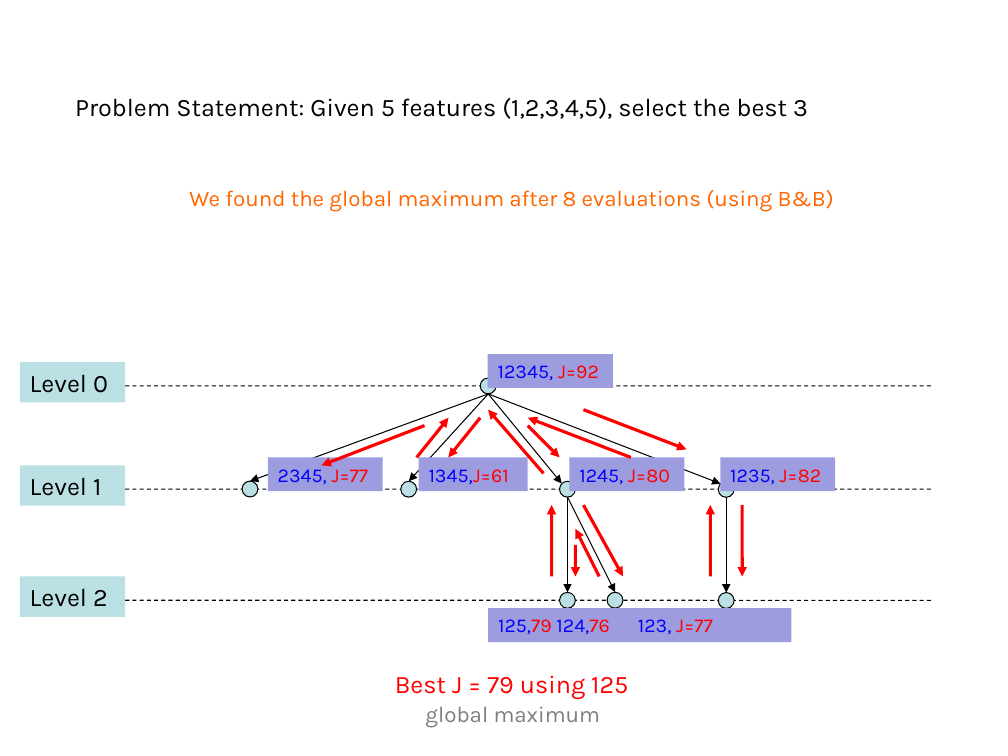
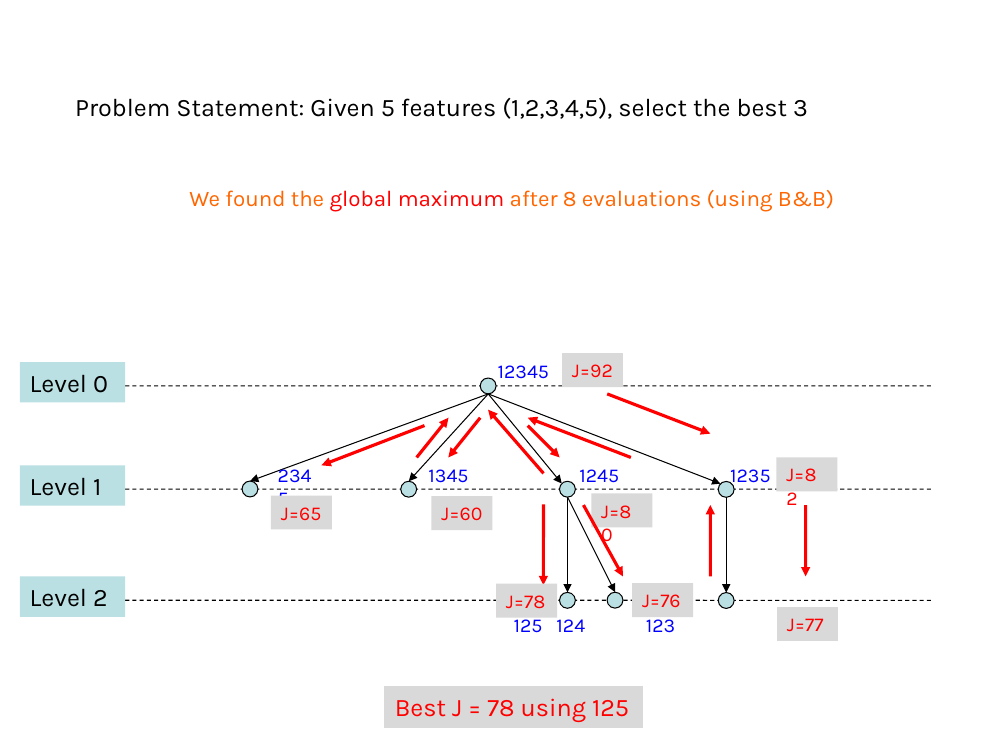
Before and after one commit to domingomery/patrones, a slide deck: slide 27 of clases/Cap03_Seleccion_de_Caracteristicas/presentations/PAT03_BranchAndBound.pptx (slide 22 before the commit). Drawn at 1008x756 pixels with LibreOffice and Linux fonts; fonts in the diff are those of the drawing. Boxes give left, top, right and bottom in pixels: in the first picture for what was removed or moved away, otherwise in the second. Text is boxed around its words. In the diff, an @@ line names an element or a change of style, - is before the commit and + after.

```diff
--- a/clases/Cap03_Seleccion_de_Caracteristicas/presentations/PAT03_BranchAndBound.pptx
+++ b/clases/Cap03_Seleccion_de_Caracteristicas/presentations/PAT03_BranchAndBound.pptx
@@ text "We found the global maximum ..." at [189, 190, 834, 212]: text colour #FF6600 to #FF0000 in "global maximum" @@
@@ rectangle "J=92": place and size @@
-rectangle "J=92" at [488, 354, 613, 387]
+rectangle "J=92" at [562, 353, 624, 387]
@@ text added at [498, 365, 549, 379], 14 pt, text #0000FF @@
+12345
@@ text in rectangle at [572, 364, 613, 377]: text changed; text colour #0000FF to #FF0000 @@
-12345, J=92
+J=92
@@ arrow moved from (584, 409) - (686, 450) to (607, 394) - (711, 433) @@
@@ text added at [268, 458, 330, 491], 14 pt, text #0000FF @@
+2345
@@ text added at [278, 464, 675, 633], 14 pt, text #FFFFFF @@
+345 245 235 234 145 135 134 125 124 123
@@ text added at [428, 469, 468, 483], 14 pt, text #0000FF @@
+1345
@@ text added at [579, 469, 619, 483], 14 pt, text #0000FF @@
+1245
@@ text added at [730, 469, 771, 488], 14 pt, text #0000FF @@
+1235
@@ rectangle "J=82": place and size @@
-rectangle "J=82" at [721, 458, 836, 491]
+rectangle "J=82" at [776, 458, 838, 492]
@@ text in rectangle at [786, 468, 816, 482]: text changed; text colour #0000FF to #FF0000 @@
-1235, J=82
+J=82
@@ rectangle added at [271, 496, 333, 530], fill #D9D9D9, 14 pt, text #FF0000 @@
+J=65
@@ fill #9C9CDF to #D9D9D9 in 5 elements at [776, 458, 838, 492], [592, 494, 653, 528], [562, 353, 624, 387], [777, 607, 839, 641], [431, 496, 493, 530] @@
@@ rectangle "J=60": place and size @@
-rectangle "J=60" at [418, 458, 527, 491]
+rectangle "J=60" at [431, 496, 493, 530]
@@ text in rectangle at [441, 507, 482, 521]: text changed; text colour #0000FF to #FF0000 @@
-1345,J=61
+J=60
@@ arrow moved from (551, 505) - (551, 577) to (543, 504) - (543, 586) @@
@@ arrow (543, 504) - (543, 586): arrowheads changed @@
@@ rectangle "J=80": place and size @@
-rectangle "J=80" at [570, 458, 684, 491]
+rectangle "J=80" at [592, 494, 653, 528]
@@ text in rectangle at [601, 505, 631, 519]: text changed; text colour #0000FF to #FF0000 @@
-1245, J=80
+J=80
@@ arrow moved from (742, 505) - (742, 577) to (805, 505) - (805, 577) @@
@@ arrow removed from (599, 577) to (576, 529) @@
@@ arrow removed from (576, 544) to (576, 577) @@
@@ rectangle added at [496, 584, 557, 618], fill #D9D9D9, 14 pt, text #FF0000 @@
+J=78
@@ rectangle added at [632, 584, 694, 618], fill #D9D9D9, 14 pt, text #FF0000 @@
+J=76
@@ rectangle removed at [488, 608, 791, 642] @@
-125,79 124,76 123, J=77
@@ rectangle "J=77": place and size @@
-rectangle "J=77" at [268, 458, 383, 491]
+rectangle "J=77" at [777, 607, 839, 641]
@@ text in rectangle at [787, 618, 824, 631]: text changed; text colour #0000FF to #FF0000 @@
-2345, J=77
+J=77
@@ rectangle "Best J = 78 using ...": place and size @@
-rectangle "Best J = 78 using ..." at [395, 675, 628, 700]
+rectangle "Best J = 78 using ..." at [385, 686, 643, 727]
@@ rectangle "Best J = 78 using ..." at [385, 686, 643, 727]: fill none to #D9D9D9; outline none to #D9D9D9 0.75 pt @@
@@ text in rectangle at [395, 698, 629, 722]: text changed @@
-Best J = 79 using 125
+Best J = 78 using 125
@@ text removed at [425, 707, 601, 728] @@
-global maximum
```
Also in this commit, not shown: 9 other slides changed, 5 slides added, 6 other files.
